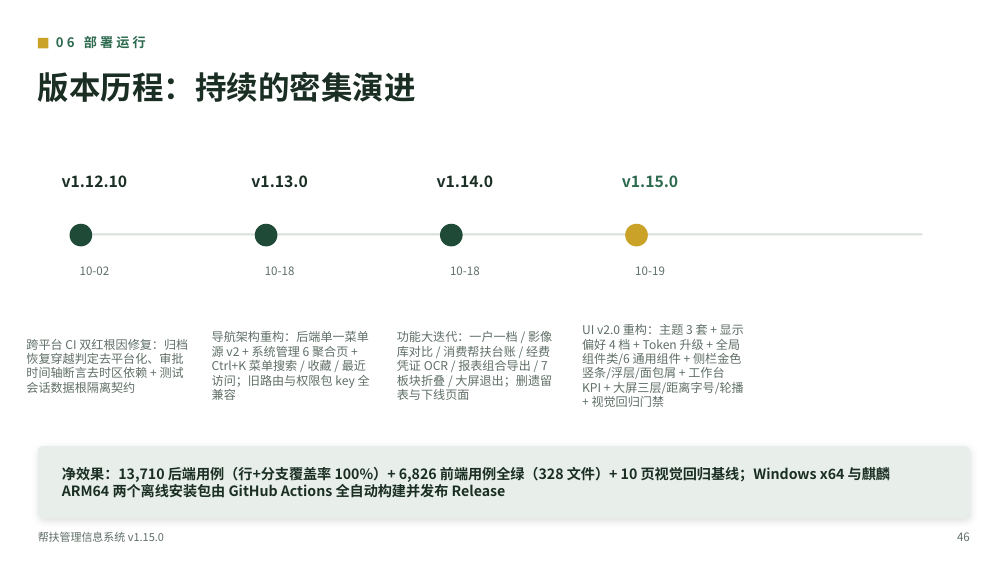
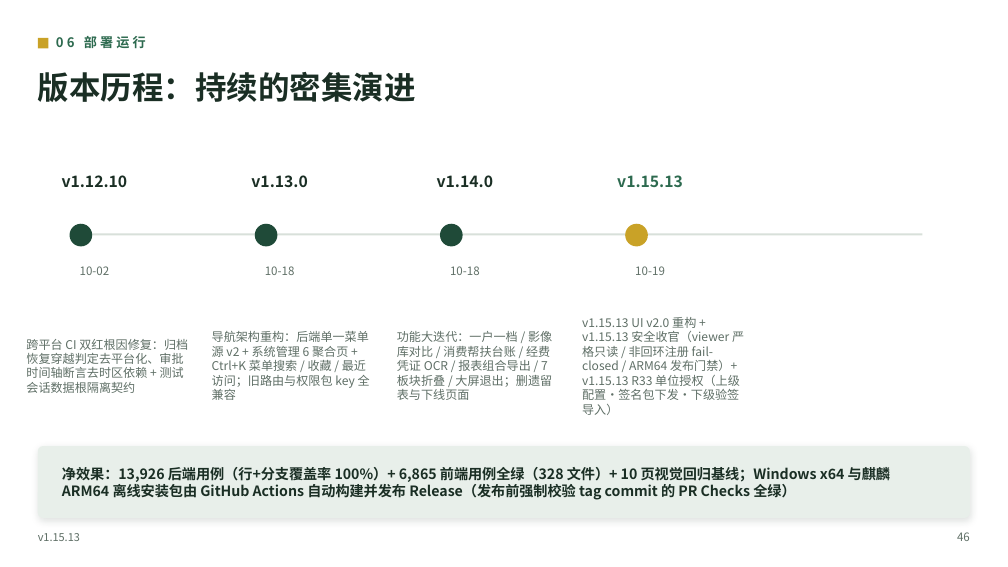
Before and after one commit to lzh745200/MRRS, a slide deck: slide 48 of docs/帮扶管理信息系统介绍.pptx. Drawn at 1008x567 pixels with LibreOffice and Linux fonts; fonts in the diff are those of the drawing. Boxes give left, top, right and bottom in pixels: in the first picture for what was removed or moved away, otherwise in the second. Text is boxed around its words. In the diff, an @@ line names an element or a change of style, - is before the commit and + after.

Commit message:
feat(release): v1.15.13 — R34 发布闭环：CI 红项修复 + R33 导航入口 + 文档/PPT 更新 + 冗余清理

```diff
--- a/docs/帮扶管理信息系统介绍.pptx
+++ b/docs/帮扶管理信息系统介绍.pptx
@@ text at (617,175,683,187): text changed @@
-v1.15.0
+v1.15.13
@@ text at (582,317,744,415): text changed @@
-UI v2.0 重构：主题 3 套 + 显示偏好 4 档 + Token 升级 + 全局组件类/6 通用组件 + 侧栏金色竖条/浮层/面包屑 + 工作台 KPI + 大屏三层/距离字号/轮播 + 视觉回归门禁
+v1.15.13 UI v2.0 重构 + v1.15.13 安全收官（viewer 严格只读 / 非回环注册 fail-closed / ARM64 发布门禁）+ v1.15.13 R33 单位授权（上级配置·签名包下发·下级验签导入）
@@ text at (62,465,890,500): text changed @@
-净效果：13,710 后端用例（行+分支覆盖率 100%）+ 6,826 前端用例全绿（328 文件）+ 10 页视觉回归基线；Windows x64 与麒麟 ARM64 两个离线安装包由 GitHub Actions 全自动构建并发布 Release
+净效果：13,926 后端用例（行+分支覆盖率 100%）+ 6,865 前端用例全绿（328 文件）+ 10 页视觉回归基线；Windows x64 与麒麟 ARM64 离线安装包由 GitHub Actions 自动构建并发布 Release（发布前强制校验 tag commit 的 PR Checks 全绿）
@@ text at (38,533,80,541): text changed @@
-帮扶管理信息系统 v1.15.0
+v1.15.13
```
Also in this commit, not shown: 42 other slides changed, 38 other files.
